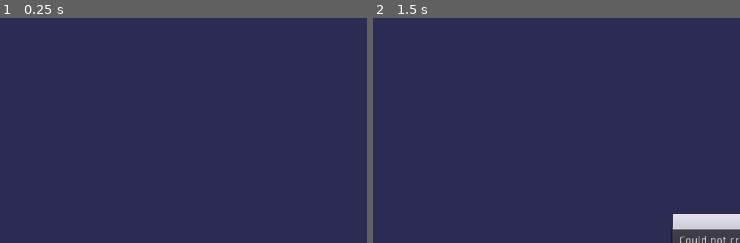
Above: before the commit, frames 1-2 (left to right).
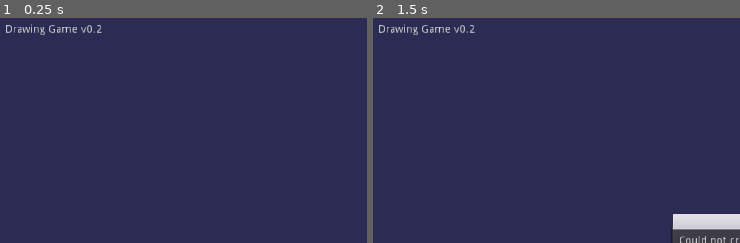
Above: after the commit, the same moments.

Repository: rednir/DrawingGame
Game: Godot game, scene res://Scenes/MainMenu.tscn
The game is run twice, just before and just after one commit, with the same random seed, the same clock (stepped at 60 frames per second) and the same inputs.
Inputs (mouse positions are % of the whole screen's width and height, from its top left):
- Up to frame 1 (0.25 s): no input
- Up to frame 2 (1.5 s): click (55, 54) at 0.52 s; type "Alex" at 0.6 s; click (53, 70) at 0.75 s; type "Alex" at 0.83 s; click "Create Game" at 1.25 s
The pictures show only the part of the screen within x 0-50%, y 0-50%; the shares and areas given below are measured in that part.

The runs differ from the first frame. In frame 1, 0.4% of the frame differs, in the area x 1-28%, y 2-8%; in frame 2, 0.4%.

Commit message:
add version info to menu screen

Diff:
--- a/Scenes/MainMenu.tscn
+++ b/Scenes/MainMenu.tscn
@@ -117,3 +117,13 @@
 __meta__ = {
 "_edit_use_anchors_": false
 }
+
+[node name="TextGameInfo" type="RichTextLabel" parent="."]
+margin_left = 13.0
+margin_top = 8.0
+margin_right = 333.0
+margin_bottom = 48.0
+text = "DrawingGame v0.2"
+__meta__ = {
+"_edit_use_anchors_": false
+}
--- a/Scripts/MainMenu/MainMenu.gd
+++ b/Scripts/MainMenu/MainMenu.gd
@@ -1,8 +1,14 @@
 extends Control
 
 
+const GAME_NAME = "Drawing Game"
+const GAME_VERSION = "0.2"
+
+
+onready var text_game_info = $TextGameInfo
 onready var textbox_join = $MainButtonsContainer/JoinContainer/TextboxJoin
 onready var textbox_username = $MainButtonsContainer/TextboxUsername
+
 
 const min_name_length = 2
 
@@ -10,7 +16,9 @@
 func _ready():
 	$MainButtonsContainer/JoinContainer/ButtonJoin.connect("pressed", self, "on_button_join_pressed")
 	$MainButtonsContainer/ButtonCreate.connect("pressed", self, "on_button_create_pressed")
-	pass
+
+	text_game_info.bbcode_text = "%s v%s" % [GAME_NAME, GAME_VERSION]
+
 
 
 
